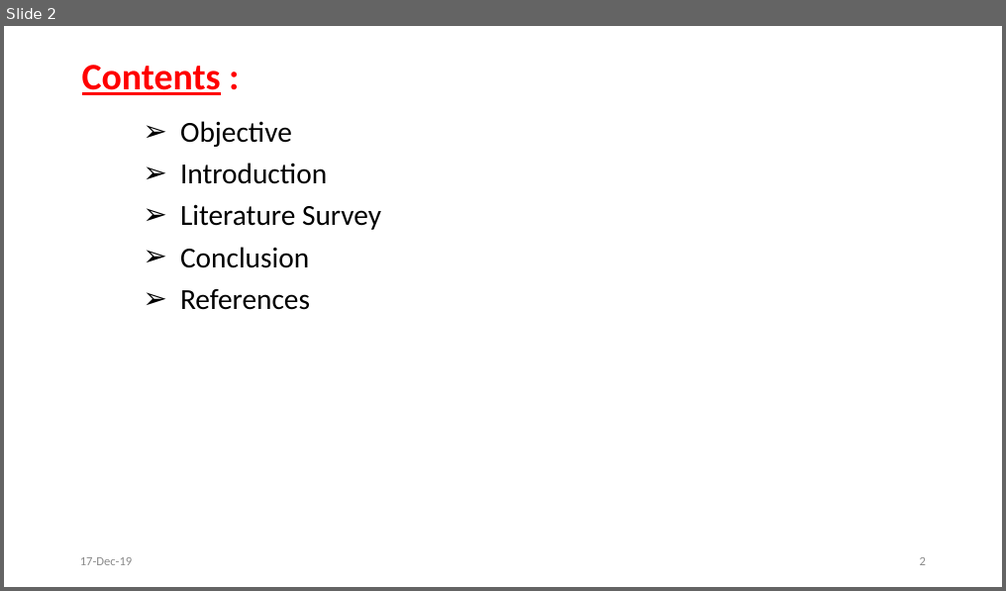
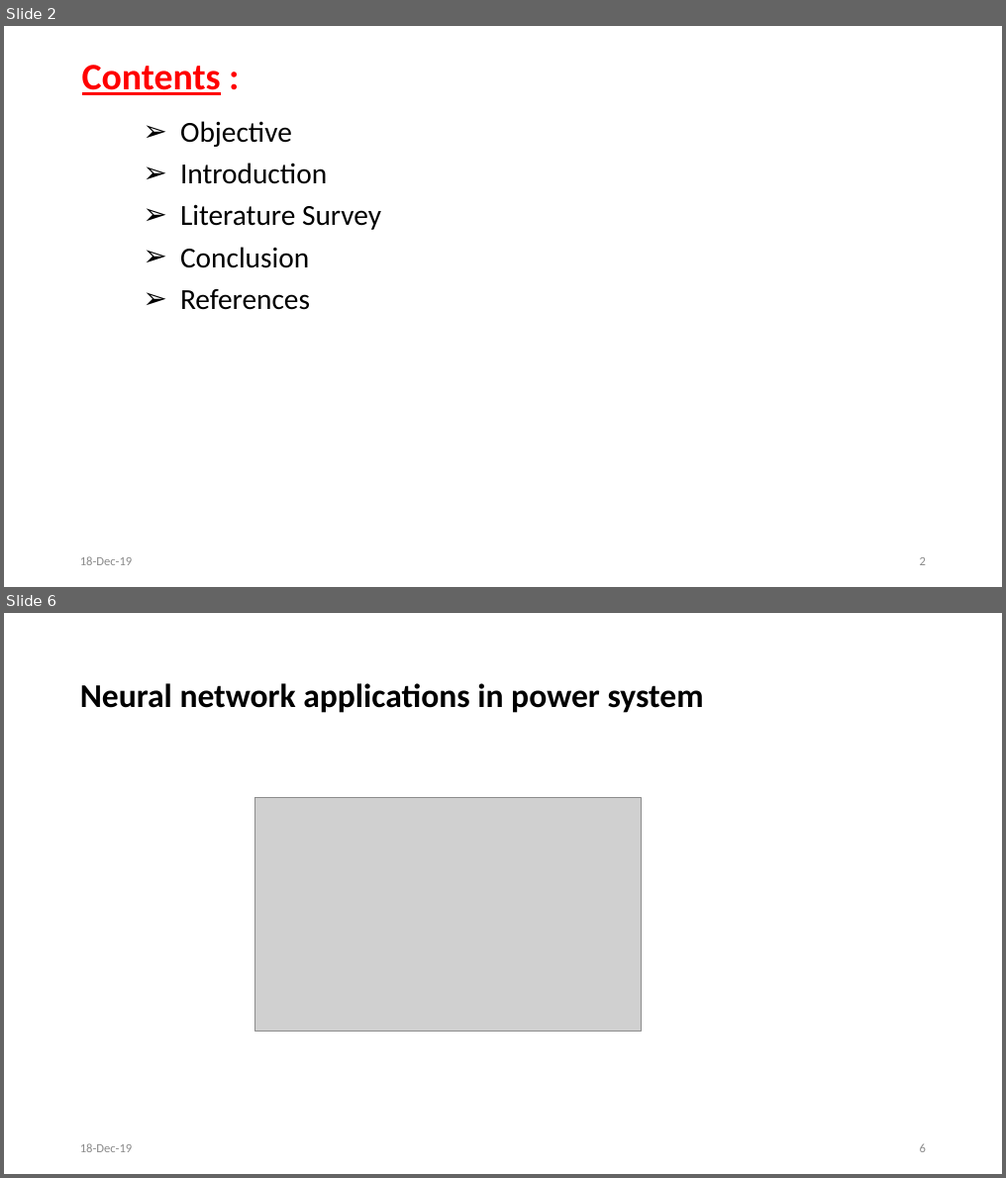
Before and after one commit to svec-final-year-project-eee/Project, a slide deck: First Review/First Oral Presentation.pptx. Shown one above the other, each under a label of ours: slide 2 before the commit, slides 2 and 6 after it; the slides between them are not shown. The pictures are 1006x591 and 1006x1178 pixels, drawn with LibreOffice and Linux fonts; fonts in the diff are those of the drawing; grey boxes stand for pictures. Boxes give left, top, right and bottom in pixels: in the first picture for what was removed or moved away, otherwise in the second. Text is boxed around its words. In the diff, an @@ line names an element or a change of style, - is before the commit and + after.

```diff
--- a/First Review/First Oral Presentation.pptx
+++ b/First Review/First Oral Presentation.pptx
@@ slide 6 added at bbox=[4, 613, 1002, 1174], background #FFFFFF @@
@@ title added at bbox=[80, 683, 704, 713], 32 pt, text #000000, bold @@
+Neural network applications in power system
@@ picture added at bbox=[254, 797, 642, 1032] @@
@@ text added at bbox=[80, 1144, 133, 1153], 12 pt, text #8C8C8C @@
+18-Dec-19
@@ page number added at bbox=[920, 1144, 926, 1153], 12 pt, text #8C8C8C @@
+6
@@ slide 2 changed as well @@
@@ text at bbox=[80, 557, 133, 566]: text changed @@
-17-Dec-19
+18-Dec-19
```
Also in this commit, not shown: 4 other slides changed, 4 other slides added, 24 slides removed.
